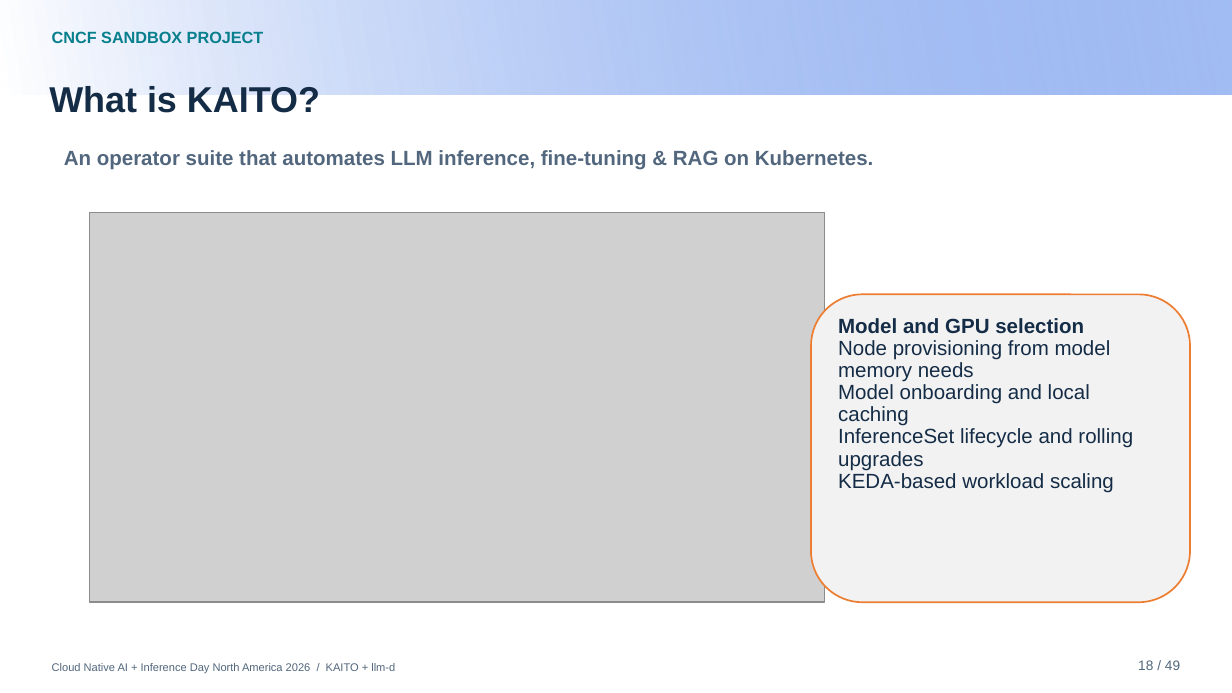
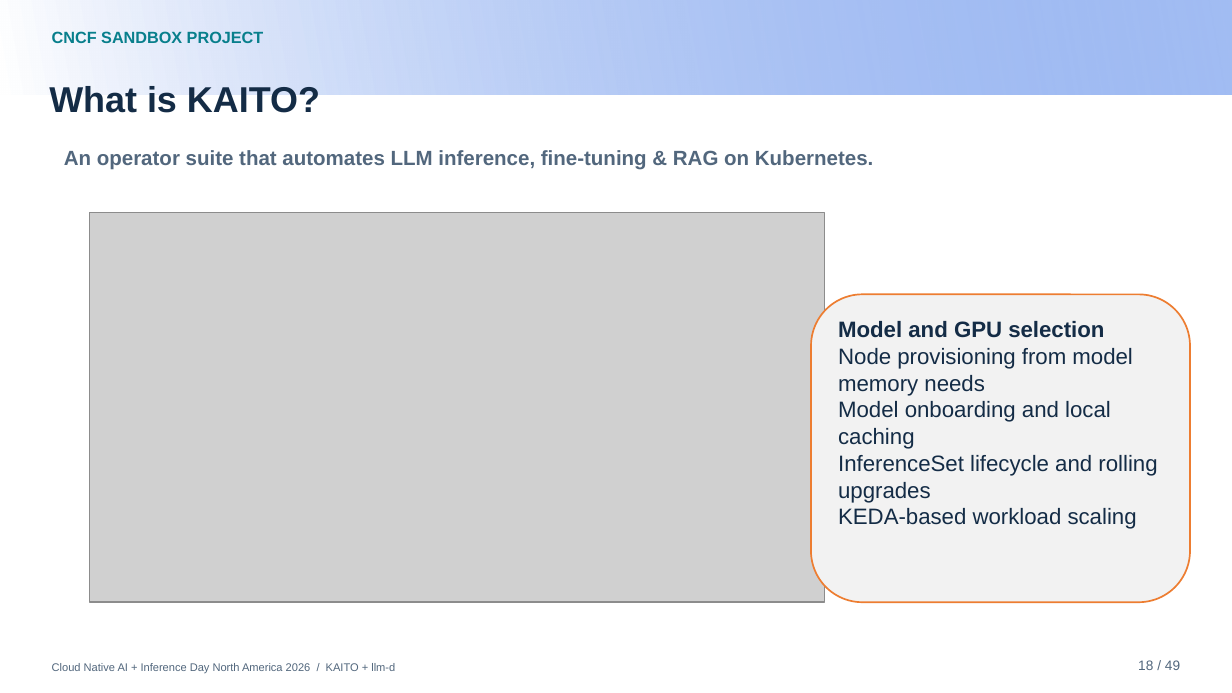
Before and after one commit to andyzhangx/demo, a slide deck: slide 18 of llm/pd-disaggregation/kubecon-na-2026-pd-disaggregation-kaito-llmd.pptx. Drawn at 1232x693 pixels with LibreOffice and Linux fonts; fonts in the diff are those of the drawing; grey boxes stand for pictures; background and template pictures are left out. Boxes give left, top, right and bottom in pixels: in the first picture for what was removed or moved away, otherwise in the second. Text is boxed around its words. In the diff, an @@ line names an element or a change of style, - is before the commit and + after.

```diff
--- a/llm/pd-disaggregation/kubecon-na-2026-pd-disaggregation-kaito-llmd.pptx
+++ b/llm/pd-disaggregation/kubecon-na-2026-pd-disaggregation-kaito-llmd.pptx
@@ rounded rectangle "Model and GPU selection Node ..." at (811,294,1190,602): size 12 to 13 pt; line spacing 0.9 to 1 @@
```
Also in this commit, not shown: 15 other slides changed, 3 slides added.
